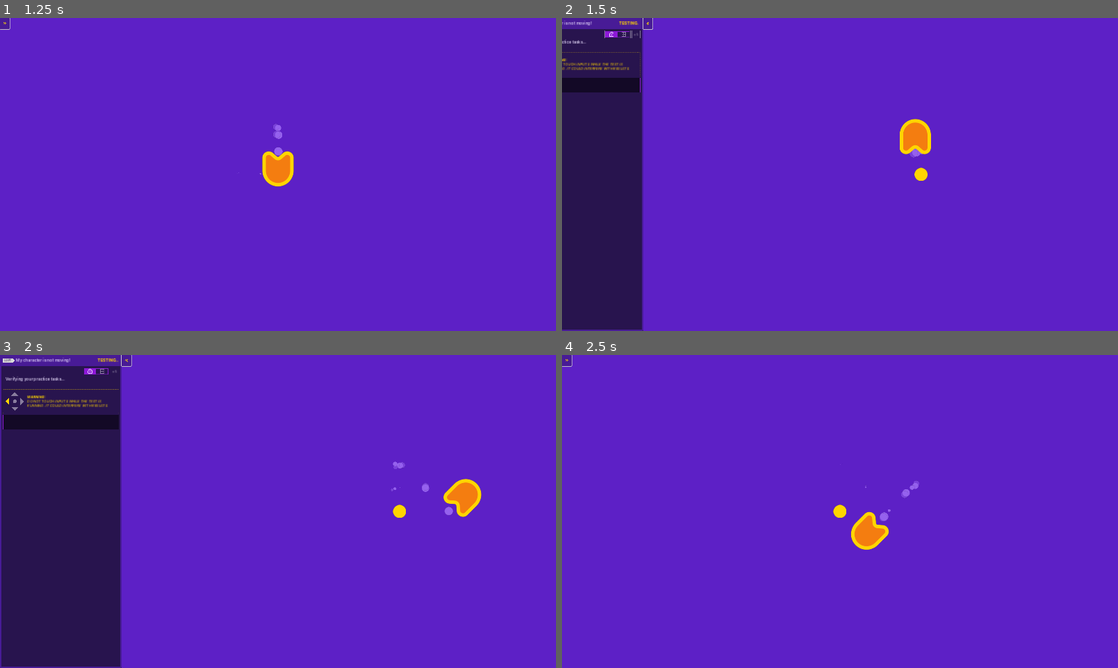
Above: before the commit, frames 1-4 (two rows, left to right).
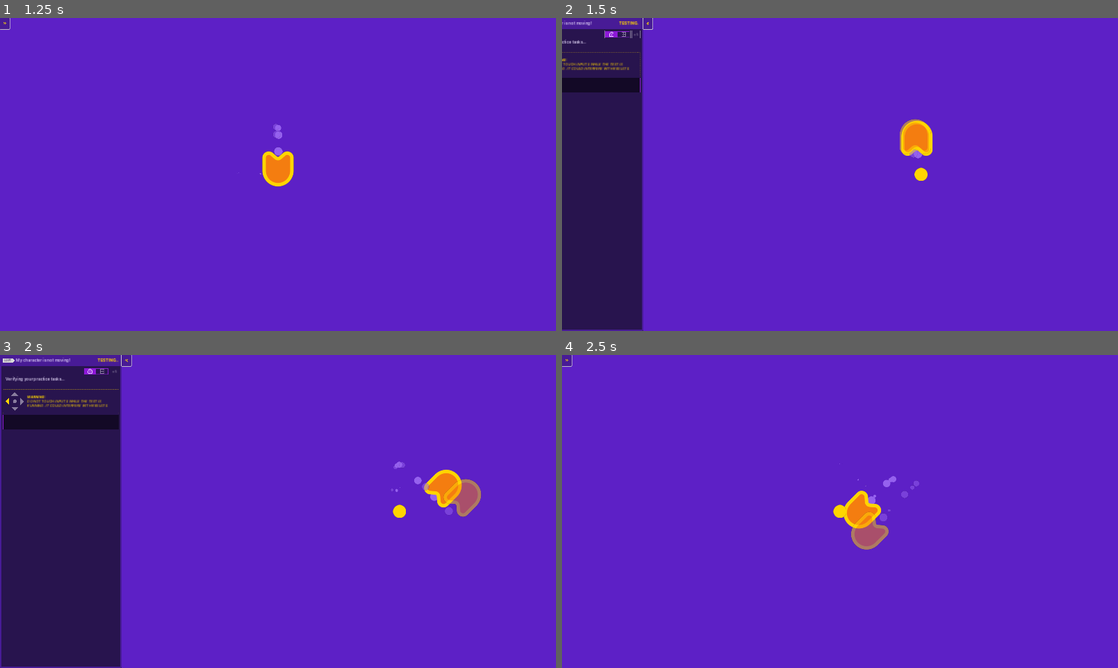
Above: after the commit, the same moments.

Repository: DavidNobela/2dgamedev-course
Game: Godot game, scene res://practices/L3.P1.character_input/character_input.tscn
Same seed, same stepped clock (60 frames per second), same inputs: the game is played once before the commit and once after it. Before the commit the project has no main scene; this scene is started directly in both runs.
Inputs (mouse positions are in pixels of both pictures, inside the frame that each line leads up to):
- Up to frame 1 (1.25 s): click (127, 24) at 0.5 s
- Up to frame 2 (1.5 s): hold D (move_right) from 1.28 s (still down); tap Space (boost) at 1.35 s
- Up to frame 3 (2 s): keep holding D (move_right)
- Up to frame 4 (2.5 s): release D (move_right) at 2.03 s; hold S (move_down) from 2.03 s (still down); tap Space (boost) at 2.1 s

Frame 1 is identical in both runs. In frame 2, 0.2% of the frame differs, in the area x 60-67%, y 32-45%; in frame 3, 1.0%; in frame 4, 1.1%, in the area x 49-65%, y 34-63%.

Commit message:
M4. L6. SpaceLevel

Diff:
--- /dev/null
+++ b/04.to_space_and_beyond_workbook/lessons/ship.gd
@@ -0,0 +1,32 @@
+extends Sprite2D
+
+var boost_speed := 1500.0
+var normal_speed := 600.0
+
+var max_speed := normal_speed
+var velocity := Vector2(0, 0)
+var steering_factor := 10.0
+
+
+func _process(delta: float) -> void:
+	var direction := Vector2(0, 0)
+	direction.x = Input.get_axis("move_left", "move_right")
+	direction.y = Input.get_axis("move_up", "move_down")
+
+	if direction.length() > 1.0:
+		direction = direction.normalized()
+
+	if Input.is_action_just_pressed("boost"):
+		max_speed = boost_speed
+		get_node("Timer").start()
+
+	var desired_velocity := max_speed * direction
+	var steering_vector := desired_velocity - velocity
+	velocity += steering_vector * steering_factor * delta
+	position += velocity * delta
+
+	if direction.length() > 0.0:
+		rotation = velocity.angle()
+
+func _on_timer_timeout() -> void:
+	max_speed = normal_speed
--- /dev/null
+++ b/04.to_space_and_beyond_workbook/lessons/ship.tscn
@@ -0,0 +1,13 @@
+[gd_scene load_steps=3 format=3 uid="uid://clon4026qr4vj"]
+
+[ext_resource type="Texture2D" uid="uid://bniyrxn3r2v8h" path="res://assets/ship.png" id="1_vwf3y"]
+[ext_resource type="Script" path="res://lessons/ship.gd" id="2_48k55"]
+
+[node name="Sprite2D" type="Sprite2D"]
+texture = ExtResource("1_vwf3y")
+script = ExtResource("2_48k55")
+
+[node name="Timer" type="Timer" parent="."]
+one_shot = true
+
+[connection signal="timeout" from="Timer" to="." method="_on_timer_timeout"]
--- /dev/null
+++ b/04.to_space_and_beyond_workbook/lessons/space_level.tscn
@@ -0,0 +1,30 @@
+[gd_scene load_steps=5 format=3 uid="uid://becefrkcicy1j"]
+
+[ext_resource type="PackedScene" uid="uid://clon4026qr4vj" path="res://lessons/ship.tscn" id="1_en7v1"]
+[ext_resource type="PackedScene" uid="uid://dgf54k70yiiff" path="res://assets/ship/main_thruster/main_thruster.tscn" id="2_gqhbu"]
+[ext_resource type="PackedScene" uid="uid://bklom8bhpxg4h" path="res://assets/ship/side_thruster/side_thruster.tscn" id="2_jo1b2"]
+[ext_resource type="PackedScene" uid="uid://bxfevggvxo634" path="res://assets/background/space_background.tscn" id="4_7cumu"]
+
+[node name="SpaceLevel" type="Node2D"]
+
+[node name="Sprite2D" parent="." instance=ExtResource("1_en7v1")]
+position = Vector2(964, 539)
+
+[node name="SideThruster2" parent="Sprite2D" instance=ExtResource("2_jo1b2")]
+position = Vector2(-44, 20)
+rotation = 1.42434
+
+[node name="MainThruster" parent="Sprite2D" instance=ExtResource("2_gqhbu")]
+position = Vector2(-32, 0)
+points = PackedVector2Array(0, 0, 33.3333, 0, 66.6667, 0)
+
+[node name="Camera2D" type="Camera2D" parent="Sprite2D"]
+position_smoothing_enabled = true
+position_smoothing_speed = 12.0
+
+[node name="SideThruster" parent="Sprite2D" instance=ExtResource("2_jo1b2")]
+position = Vector2(-44, -21)
+rotation = 1.90512
+scale = Vector2(0.25, 0.25)
+
+[node name="SpaceBackground" parent="." instance=ExtResource("4_7cumu")]
--- a/04.to_space_and_beyond_workbook/practices/L3.P1.character_input/character_input.gd
+++ b/04.to_space_and_beyond_workbook/practices/L3.P1.character_input/character_input.gd
@@ -11,6 +11,9 @@
 	direction.x = Input.get_axis("move_left", "move_right")
 	direction.y = Input.get_axis("move_up", "move_down")
 
+	if direction.length() > 1.0:
+		direction = direction.normalized()
+
 	velocity = direction * max_speed
 	position += velocity * delta
 	if velocity.length() > 0.0:
--- a/04.to_space_and_beyond_workbook/practices/L4.P1.boosting_circle/boosting_circle.gd
+++ b/04.to_space_and_beyond_workbook/practices/L4.P1.boosting_circle/boosting_circle.gd
@@ -1,6 +1,6 @@
 extends Sprite2D
 
-var boost_speed := 1200.0
+var boost_speed := 1500.0
 var normal_speed := 600.0
 
 var max_speed := normal_speed
@@ -22,6 +22,7 @@
 
 	velocity = direction * max_speed
 	position += velocity * delta
+
 	if direction.length() > 0.0:
 		rotation = velocity.angle()
 
--- a/04.to_space_and_beyond_workbook/project.godot
+++ b/04.to_space_and_beyond_workbook/project.godot
@@ -11,6 +11,7 @@
 [application]
 
 config/name="M4. To Space and Beyond (Workbook)"
+run/main_scene="res://practices/L3.P1.character_input/character_input.tscn"
 config/features=PackedStringArray("4.2", "Forward Plus")
 config/icon="res://assets/ship.png"
 
@@ -35,7 +36,7 @@
 
 move_left={
 "deadzone": 0.5,
-"events": [Object(InputEventKey,"resource_local_to_scene":false,"resource_name":"","device":-1,"window_id":0,"alt_pressed":false,"shift_pressed":false,"ctrl_pressed":false,"meta_pressed":false,"pressed":false,"keycode":0,"physical_keycode":65,"key_label":0,"unicode":97,"echo":false,"script":null)
+"events": [Object(InputEventKey,"resource_local_to_scene":false,"resource_name":"","device":-1,"window_id":0,"alt_pressed":false,"shift_pressed":false,"ctrl_pressed":false,"meta_pressed":false,"pressed":false,"keycode":0,"physical_keycode":65,"key_label":0,"unicode":65,"echo":false,"script":null)
 ]
 }
 move_right={
--- a/04.to_space_and_beyond_workbook/sprite_2d.gd
+++ /dev/null
@@ -1,8 +0,0 @@
-extends Sprite2D
-
-var velocity := Vector2(500, 0)
-
-func _process(delta: float) -> void:
-	var direction := Vector2(0, 0)
-	position += velocity * delta
-	rotation = velocity.angle()
--- a/04.to_space_and_beyond_workbook/sprite_2d.tscn
+++ /dev/null
@@ -1,8 +0,0 @@
-[gd_scene load_steps=3 format=3 uid="uid://dgqnlkgmhahto"]
-
-[ext_resource type="Texture2D" uid="uid://bniyrxn3r2v8h" path="res://assets/ship.png" id="1_2qq4k"]
-[ext_resource type="Script" path="res://sprite_2d.gd" id="2_4e3nu"]
-
-[node name="Sprite2D" type="Sprite2D"]
-texture = ExtResource("1_2qq4k")
-script = ExtResource("2_4e3nu")
Not shown: 2 places in 04.to_space_and_beyond_workbook/practices/L3.P1.character_input/character_input.tscn that only renumber resources
Not shown: 2 places in 04.to_space_and_beyond_workbook/practices/L5.P1.steering/steering.tscn that only renumber resources
Not shown, changed: 05.loot_it_all_workbook/.DS_Store
